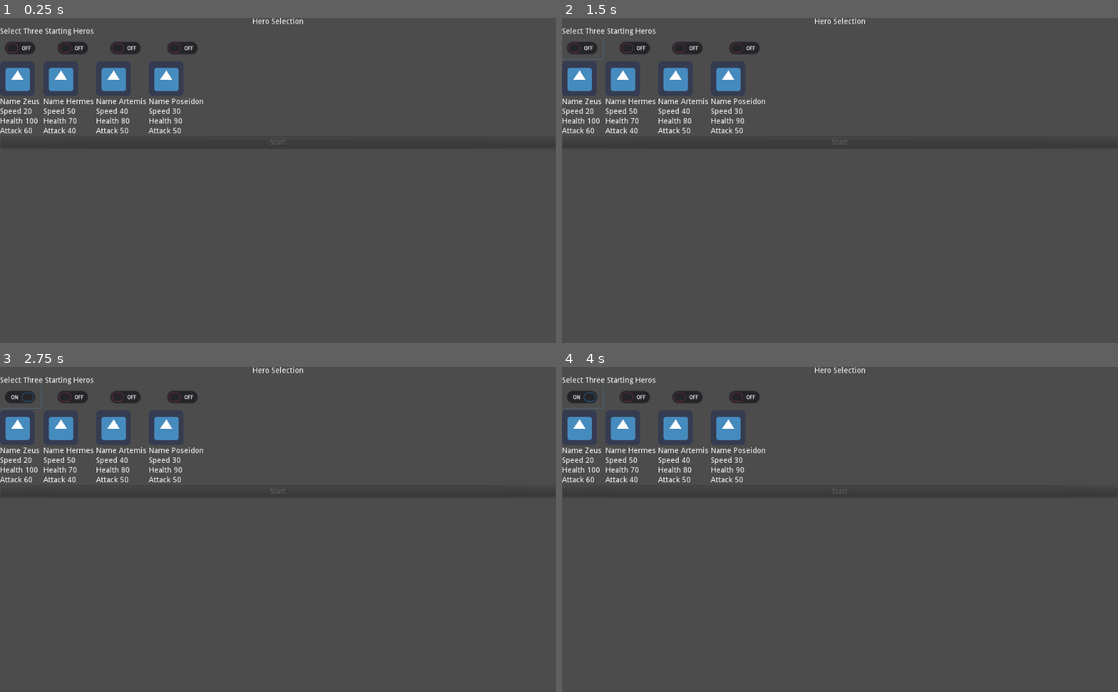
Above: before the commit, frames 1-4 (two rows, left to right).
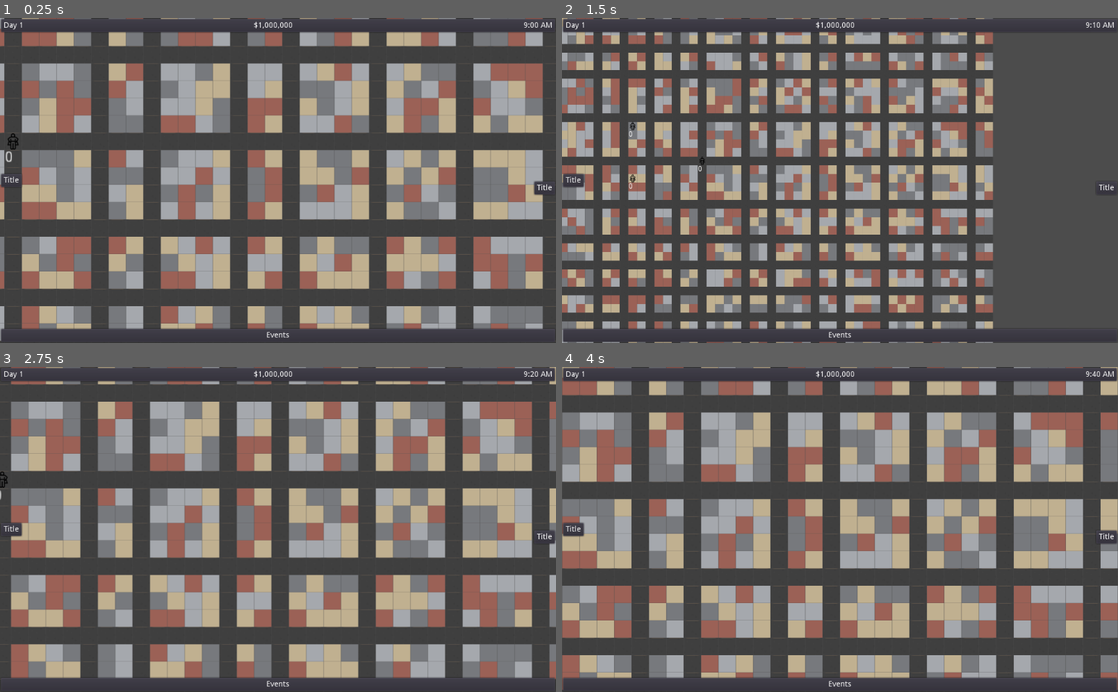
Above: after the commit, the same moments.

Repository: rachd/SuperheroDispatcher2.0
Game: Godot game, scene res://MapContainer/MapContainer.tscn
Same seed, same stepped clock (60 frames per second), same inputs: the game is played once before the commit and once after it. Before the commit the project starts from res://Setup/HeroSelection.tscn. The engine's default icon, where the game draws it, is replaced by a stand-in: a white triangle on a blue panel in a dark square.
Inputs (mouse positions are in pixels of both pictures, inside the frame that each line leads up to):
- Up to frame 1 (0.25 s): no input
- Up to frame 2 (1.5 s): click (584, 47) at 0.52 s; tap Enter at 1.25 s; move the mouse to (962, 164) at 1.27 s; hold D (right) from 1.28 s (still down); hold Mouse wheel down (wheel_down) from 1.28 s (still down); click (962, 164) at 1.42 s
- Up to frame 3 (2.75 s): tap Space at 2 s; move the mouse to (166, 545) at 2.02 s; release D (right) at 2.03 s; release Mouse wheel down (wheel_down) at 2.03 s; hold S (down) from 2.03 s (still down); tap Mouse wheel up (wheel_up) at 2.1 s; click (166, 545) at 2.17 s
- Up to frame 4 (4 s): tap Enter at 2.75 s; move the mouse to (895, 458) at 2.77 s; release S (down) at 2.78 s; hold D (right) 2.78-3.53 s; hold Mouse wheel down (wheel_down) 2.78-3.53 s; click (895, 458) at 2.92 s; tap Space at 3.5 s; move the mouse to (812, 594) at 3.52 s; hold W (up) from 3.53 s (still down); tap Mouse wheel up (wheel_up) at 3.6 s; click (812, 594) at 3.67 s

The runs differ from the first frame. In frame 1, 55% of the frame differs, in the area x 0-100%, y 0-100%; in frame 2, 42%; in frame 3, 56%; in frame 4, 56%.

Commit message:
add hero movement

Diff:
--- a/MapContainer/EventContainer.gd
+++ b/MapContainer/EventContainer.gd
@@ -1,6 +1,6 @@
 extends VBoxContainer
 
-var event_row_scene = preload("res://Map/EventRow.tscn")
+var event_row_scene = preload("res://MapContainer/EventRow.tscn")
 
 var entities = []
 var event_rows = []
--- a/MapContainer/Map/Character.gd
+++ b/MapContainer/Map/Character.gd
@@ -81,6 +81,7 @@
 	rng.randomize()
 	_set_initial_position()
 	$Label.text = str(current_health)
+	current_speed = speed
 	self.connect("find_path", get_node("/root/MapContainer/Map"), "_calculate_new_path")
 
 func _on_AttackTimer_timeout():
--- a/MapContainer/Map/ClickHandler.gd
+++ b/MapContainer/Map/ClickHandler.gd
@@ -2,5 +2,10 @@
 
 func _on_Area2D_input_event(viewport, event, shape_idx):
 	if event is InputEventMouseButton and event.button_index == BUTTON_LEFT and event.pressed:
-		get_parent().on_click()
+		if get_parent().has_method("on_click"):
+			get_parent().on_click()
 		get_tree().set_input_as_handled()
+	if event is InputEventMouseButton and event.button_index == BUTTON_RIGHT and event.pressed:
+		if get_parent().has_method("on_right_click"):
+			get_parent().on_right_click()
+		get_tree().set_input_as_handled()
--- a/MapContainer/Map/Hero.gd
+++ b/MapContainer/Map/Hero.gd
@@ -1,6 +1,7 @@
-extends "res://Map/Character.gd"
+extends "res://MapContainer/Map/Character.gd"
 
 signal hero_selected(hero)
+signal hero_info(hero)
 
 export var id : int
 
@@ -11,7 +12,16 @@
 func on_click():
 	emit_signal("hero_selected", self)
 
+func on_right_click():
+	emit_signal("hero_info", self)
+
 func _ready():
 	._ready()
-	self.connect("hero_selected", get_node("/root/MapContainer"), "_on_Hero_clicked")
+	self.connect("hero_info", get_node("/root/MapContainer"), "_on_Hero_info")
+	self.connect("hero_selected", get_node("/root/MapContainer/Map"), "_on_Hero_clicked")
+
+func initialize(_id):
+	id = _id
+	var hero_stats = constants.get_hero_stats()[id]
+	self.speed = hero_stats["speed"]
 	$Label.text = str(id)
--- a/MapContainer/Map/Hero.tscn
+++ b/MapContainer/Map/Hero.tscn
@@ -4,26 +4,27 @@
 [ext_resource path="res://MapContainer/Map/Hero.gd" type="Script" id=2]
 [ext_resource path="res://MapContainer/Map/ClickHandler.gd" type="Script" id=3]
 
-
-
-
 [sub_resource type="CircleShape2D" id=1]
-radius = 15.0
+radius = 8.0
 
 [sub_resource type="CircleShape2D" id=2]
-radius = 15.0
+radius = 8.0
 
 [node name="Hero" type="KinematicBody2D"]
 input_pickable = true
 script = ExtResource( 2 )
 
 [node name="Sprite" type="Sprite" parent="."]
+position = Vector2( 8, 8 )
+scale = Vector2( 0.5, 0.5 )
 texture = ExtResource( 1 )
 
 [node name="CollisionShape2D" type="CollisionShape2D" parent="."]
+position = Vector2( 8, 8 )
 shape = SubResource( 1 )
 
 [node name="Area2D" type="Area2D" parent="."]
+position = Vector2( 8, 8 )
 script = ExtResource( 3 )
 
 [node name="CollisionShape2D" type="CollisionShape2D" parent="Area2D"]
--- a/MapContainer/Map/Map.gd
+++ b/MapContainer/Map/Map.gd
@@ -4,27 +4,14 @@
 var DISTRICT_HEIGHT = 50
 
 onready var Map = $TileMap
+var hero_scene = preload("res://MapContainer/Map/Hero.tscn")
 
 var rng = RandomNumberGenerator.new()
-var selected_hero = null
-
-func _calculate_new_path(start_position, target_position, hero):
-	var start_road = $TileMap.closest_road(start_position)
-	var end_road = $TileMap.closest_road(target_position)
-	var road_path = $TileMap.calculate_path(start_road, end_road)
-	hero.path = [start_road]
-	if road_path:
-		road_path.remove(0)
-		var path = [start_road] + road_path + [target_position]
-		hero.path = path
+var active_hero = null
 
 func _on_Hero_clicked(hero):
-	selected_hero = hero
-
-func _on_Map_clicked(position):
-	if selected_hero:
-		selected_hero.move_to_point(position)
-		selected_hero = null
+	if !active_hero:
+		active_hero = hero
 
 func _get_tile_id_by_name(tile_name):
 	if tile_name == "high_income":
@@ -63,7 +50,28 @@
 				Map.set_cellv(Vector2(x, y), road_id)
 			else:
 				Map.set_cellv(Vector2(x, y), _choose_random_building_tile())
+	$TileMap.initialize()
+
+func _generate_heros():
+	for hero_id in gameVariables.selected_heros:
+		var hero = hero_scene.instance()
+		hero.initialize(hero_id)
+		add_child(hero)
+
+func _on_Map_clicked(target_position):
+	if active_hero:
+		var start_position = active_hero.position
+		var start_road = $TileMap.closest_road(start_position, target_position)
+		var end_road = $TileMap.closest_road(target_position, start_position)
+		var road_path = $TileMap.calculate_path(start_road, end_road)
+		active_hero.path = [start_road]
+		if road_path:
+			road_path.remove(0)
+			var path = [start_road] + road_path + [target_position]
+			active_hero.path = path
+			active_hero = null
 
 func _ready():
 	rng.randomize()
 	_generate_district()
+	_generate_heros()
--- a/MapContainer/Map/Map.tscn
+++ b/MapContainer/Map/Map.tscn
@@ -1,8 +1,9 @@
-[gd_scene load_steps=5 format=2]
+[gd_scene load_steps=6 format=2]
 
 [ext_resource path="res://MapContainer/Map/Map.gd" type="Script" id=1]
 [ext_resource path="res://assets/roguelikeCity_magenta.png" type="Texture" id=2]
 [ext_resource path="res://MapContainer/Map/Camera.gd" type="Script" id=3]
+[ext_resource path="res://MapContainer/Map/TileMap.gd" type="Script" id=4]
 
 [sub_resource type="TileSet" id=1]
 0/name = "high_income"
@@ -104,9 +105,9 @@
 tile_set = SubResource( 1 )
 cell_size = Vector2( 16, 16 )
 format = 1
+script = ExtResource( 4 )
 
 [node name="Camera2D" type="Camera2D" parent="."]
 position = Vector2( 508, 300 )
 current = true
 script = ExtResource( 3 )
-[connection signal="gui_input" from="." to="." method="_on_Map_gui_input"]
--- a/MapContainer/Map/TileMap.gd
+++ b/MapContainer/Map/TileMap.gd
@@ -6,10 +6,10 @@
 onready var half_cell_size = cell_size / 2
 
 # The bounds of the rectangle containing all used tiles on this tilemap
-onready var used_rect = get_used_rect()
+var used_rect = null
 
 ## public functions
-func closest_road(start):
+func closest_road(start, end):
 	var start_tile = world_to_map(start)
 	var top_dist = 0
 	var left_dist = 0
@@ -57,8 +57,11 @@
 
 ## Private functions
 func _ready():
+	self.connect("map_clicked", get_node("/root/MapContainer/Map"), "_on_Map_clicked")
+
+func initialize():
+	used_rect = get_used_rect()
 	_add_traversable_tiles()
-	self.connect("map_clicked", get_node("/root/MapContainer/Map"), "_on_Map_clicked")
 
 func _add_traversable_tiles():
 	var all_tiles = get_used_cells()
@@ -100,7 +103,7 @@
 	var cell_type_id = get_cellv(tile)
 	return cell_type_id == tile_set.find_tile_by_name("road")
 
-#func _unhandled_input(event):
-#	if event is InputEventMouseButton and event.button_index == BUTTON_LEFT and event.pressed:
-#		var target_tile = world_to_map(event.position)
-#		emit_signal("map_clicked", map_to_world(target_tile))
+func _input(event):
+	if event is InputEventMouseButton and event.button_index == BUTTON_LEFT and event.pressed:
+		var target_tile = world_to_map(event.position)
+		emit_signal("map_clicked", map_to_world(target_tile))
--- a/MapContainer/MapContainer.gd
+++ b/MapContainer/MapContainer.gd
@@ -6,9 +6,9 @@
 	$HBoxContainer2/LeftPanel.display_event_entity(entity)
 
 func _ready():
-	$HBoxContainer/Budgetlabel.text = "$" + str(gameVariables.budget)
-	$HBoxContainer/DayLabel.text = "Day " + str(gameVariables.day)
-	$HBoxContainer/TimeLabel.text = _formatTime()
+	$CanvasLayer/PanelContainer/HBoxContainer/Budgetlabel.text = _formatMoney(gameVariables.budget)
+	$CanvasLayer/PanelContainer/HBoxContainer/DayLabel.text = "Day " + str(gameVariables.day)
+	$CanvasLayer/PanelContainer/HBoxContainer/TimeLabel.text = _formatTime()
 
 func _formatTime():
 	# convert to 12-hour time with am/pm
@@ -23,6 +23,15 @@
 		amPm = "PM"
 	return hoursString + ":" + minutesString + " " + amPm
 
+func _formatMoney(amount):
+	var money = ""
+	var temp_money = str(amount)
+	var money_length = len(temp_money)
+	while money_length > 3:
+		money = "," + temp_money.substr(money_length - 3, 3) + money
+		money_length -= 3
+	return "$" + temp_money.substr(0, money_length) + money
+
 func _on_ClockIncrement_timeout():
 	if time % 100 == 50:
 		time -= 50
@@ -33,8 +42,8 @@
 	if time == 1700:
 		emit_signal("end_of_day")
 	else:
-		$HBoxContainer/TimeLabel.text = _formatTime()
+		$CanvasLayer/PanelContainer/HBoxContainer/TimeLabel.text = _formatTime()
 
-func _on_Hero_clicked(hero):
-	$HBoxContainer2/RightPanel.display_hero(hero.id)
-	$HBoxContainer2/Map._on_Hero_clicked(hero)
+func _on_Hero_info(hero):
+	$CanvasLayer4/PanelContainer/RightPanel.display_hero(hero.id)
+	$Map._on_Hero_clicked(hero)
--- a/MapContainer/MapContainer.tscn
+++ b/MapContainer/MapContainer.tscn
@@ -9,75 +9,124 @@
 [node name="MapContainer" type="VBoxContainer"]
 anchor_right = 1.0
 anchor_bottom = 1.0
+rect_scale = Vector2( 0.999217, 1 )
 mouse_filter = 2
 script = ExtResource( 1 )
 __meta__ = {
 "_edit_use_anchors_": false
 }
 
-[node name="HBoxContainer" type="HBoxContainer" parent="."]
-margin_right = 1024.0
-margin_bottom = 14.0
+[node name="CanvasLayer" type="CanvasLayer" parent="."]
+
+[node name="PanelContainer" type="PanelContainer" parent="CanvasLayer"]
+anchor_right = 1.0
+margin_bottom = 28.0
+__meta__ = {
+"_edit_use_anchors_": false
+}
+
+[node name="HBoxContainer" type="HBoxContainer" parent="CanvasLayer/PanelContainer"]
+margin_left = 7.0
+margin_top = 7.0
+margin_right = 1017.0
+margin_bottom = 21.0
 mouse_filter = 2
+size_flags_horizontal = 3
+__meta__ = {
+"_edit_use_anchors_": false
+}
 
-[node name="DayLabel" type="Label" parent="HBoxContainer"]
+[node name="DayLabel" type="Label" parent="CanvasLayer/PanelContainer/HBoxContainer"]
 margin_right = 24.0
 margin_bottom = 14.0
 text = "Day"
 
-[node name="Budgetlabel" type="Label" parent="HBoxContainer"]
+[node name="Budgetlabel" type="Label" parent="CanvasLayer/PanelContainer/HBoxContainer"]
 margin_left = 28.0
-margin_right = 988.0
+margin_right = 974.0
 margin_bottom = 14.0
 size_flags_horizontal = 3
 text = "Budget"
 align = 1
 
-[node name="TimeLabel" type="Label" parent="HBoxContainer"]
-margin_left = 992.0
-margin_right = 1024.0
+[node name="TimeLabel" type="Label" parent="CanvasLayer/PanelContainer/HBoxContainer"]
+margin_left = 978.0
+margin_right = 1010.0
 margin_bottom = 14.0
 text = "Time"
 
-[node name="ClockIncrement" type="Timer" parent="HBoxContainer/TimeLabel"]
+[node name="ClockIncrement" type="Timer" parent="CanvasLayer/PanelContainer/HBoxContainer/TimeLabel"]
 autostart = true
 
-[node name="HBoxContainer2" type="HBoxContainer" parent="."]
-margin_top = 18.0
-margin_right = 1024.0
-margin_bottom = 582.0
-mouse_filter = 2
-size_flags_vertical = 3
-
-[node name="LeftPanel" parent="HBoxContainer2" instance=ExtResource( 2 )]
+[node name="Map" parent="." instance=ExtResource( 3 )]
 anchor_right = 0.0
 anchor_bottom = 0.0
-margin_right = 28.0
-margin_bottom = 564.0
-mouse_filter = 2
-
-[node name="Map" parent="HBoxContainer2" instance=ExtResource( 3 )]
-anchor_right = 0.0
-anchor_bottom = 0.0
-margin_left = 32.0
-margin_top = 0.0
-margin_right = 992.0
-margin_bottom = 564.0
+margin_right = 1024.0
 focus_mode = 2
 size_flags_horizontal = 3
 
-[node name="RightPanel" parent="HBoxContainer2" instance=ExtResource( 4 )]
+[node name="CanvasLayer3" type="CanvasLayer" parent="."]
+
+[node name="PanelContainer" type="PanelContainer" parent="CanvasLayer3"]
+anchor_top = 0.5
+anchor_bottom = 0.5
+margin_top = -14.0
+margin_right = 42.0
+margin_bottom = 14.0
+size_flags_horizontal = 3
+size_flags_vertical = 3
+__meta__ = {
+"_edit_use_anchors_": false
+}
+
+[node name="LeftPanel" parent="CanvasLayer3/PanelContainer" instance=ExtResource( 2 )]
 anchor_right = 0.0
 anchor_bottom = 0.0
-margin_left = 996.0
-margin_right = 1024.0
-margin_bottom = 564.0
+margin_left = 7.0
+margin_top = 7.0
+margin_right = 35.0
+margin_bottom = 21.0
 mouse_filter = 2
 
-[node name="EventContainer" parent="." instance=ExtResource( 5 )]
+[node name="CanvasLayer4" type="CanvasLayer" parent="."]
+
+[node name="PanelContainer" type="PanelContainer" parent="CanvasLayer4"]
+anchor_left = 1.0
+anchor_top = 0.5
+anchor_right = 1.0
+anchor_bottom = 0.5
+grow_horizontal = 0
+size_flags_horizontal = 3
+size_flags_vertical = 3
+__meta__ = {
+"_edit_use_anchors_": false
+}
+
+[node name="RightPanel" parent="CanvasLayer4/PanelContainer" instance=ExtResource( 4 )]
 anchor_right = 0.0
 anchor_bottom = 0.0
-margin_top = 586.0
-margin_right = 1024.0
-margin_bottom = 600.0
-[connection signal="timeout" from="HBoxContainer/TimeLabel/ClockIncrement" to="." method="_on_ClockIncrement_timeout"]
+margin_left = 7.0
+margin_top = 7.0
+margin_right = 35.0
+margin_bottom = 21.0
+mouse_filter = 2
+
+[node name="CanvasLayer2" type="CanvasLayer" parent="."]
+
+[node name="PanelContainer" type="PanelContainer" parent="CanvasLayer2"]
+anchor_top = 1.0
+anchor_right = 1.0
+anchor_bottom = 1.0
+margin_top = -28.0
+__meta__ = {
+"_edit_use_anchors_": false
+}
+
+[node name="EventContainer" parent="CanvasLayer2/PanelContainer" instance=ExtResource( 5 )]
+anchor_right = 0.0
+anchor_bottom = 0.0
+margin_left = 7.0
+margin_top = 7.0
+margin_right = 1017.0
+margin_bottom = 21.0
+[connection signal="timeout" from="CanvasLayer/PanelContainer/HBoxContainer/TimeLabel/ClockIncrement" to="." method="_on_ClockIncrement_timeout"]
--- a/Setup/HeroSelection.gd
+++ b/Setup/HeroSelection.gd
@@ -15,3 +15,7 @@
 		$VBoxContainer/StartButton.disabled = false
 	else:
 		$VBoxContainer/StartButton.disabled = true
+
+func _on_StartButton_pressed():
+	gameVariables.selected_heros = selected_heros
+	get_tree().change_scene("res://MapContainer/MapContainer.tscn")
--- a/Setup/HeroSelection.tscn
+++ b/Setup/HeroSelection.tscn
@@ -74,3 +74,4 @@
 margin_bottom = 240.0
 disabled = true
 text = "Start"
+[connection signal="pressed" from="VBoxContainer/StartButton" to="." method="_on_StartButton_pressed"]
--- a/gameVariables.gd
+++ b/gameVariables.gd
@@ -2,7 +2,7 @@
 
 var selected_heros = [1, 3, 4]
 var day = 1
-var budget = 100000
+var budget = 1000000
 var saved_items = []
 var owned_item_ids = [0, 1, 2, 3]
 var assigned_items = {1: {"foot": 0}}
--- a/project.godot
+++ b/project.godot
@@ -16,7 +16,7 @@
 [application]
 
 config/name="SuperheroDispatcher2.0"
-run/main_scene="res://Setup/HeroSelection.tscn"
+run/main_scene="res://MapContainer/MapContainer.tscn"
 config/icon="res://icon.png"
 
 [autoload]
